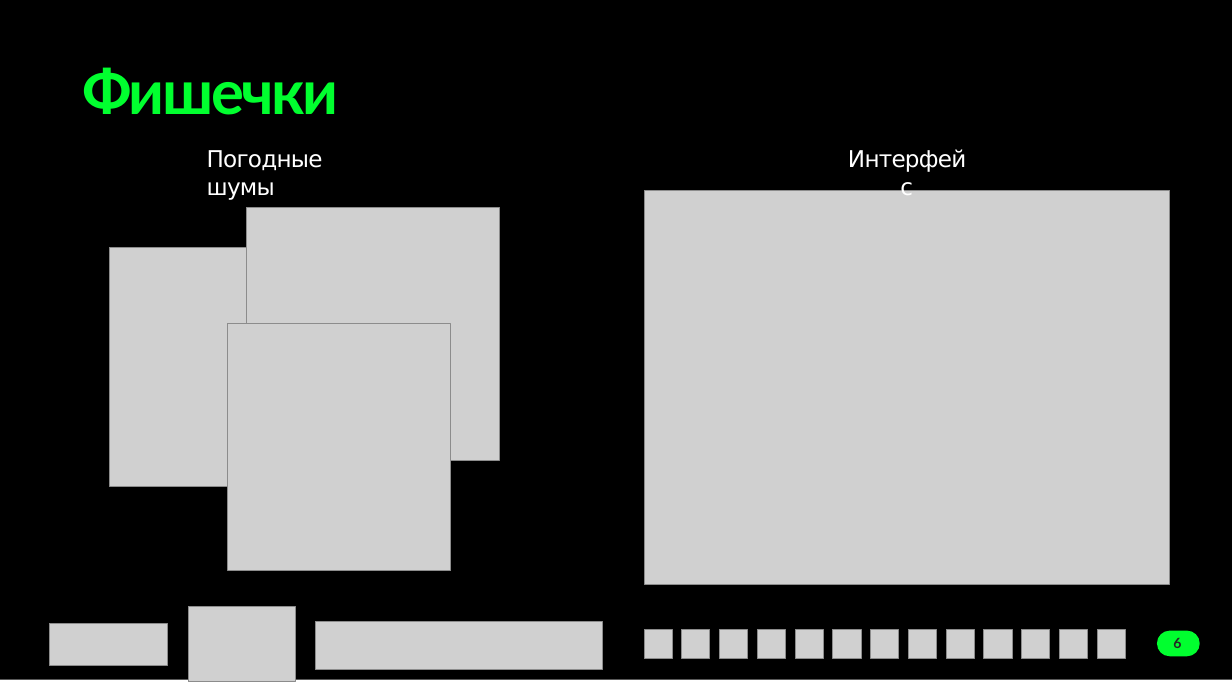
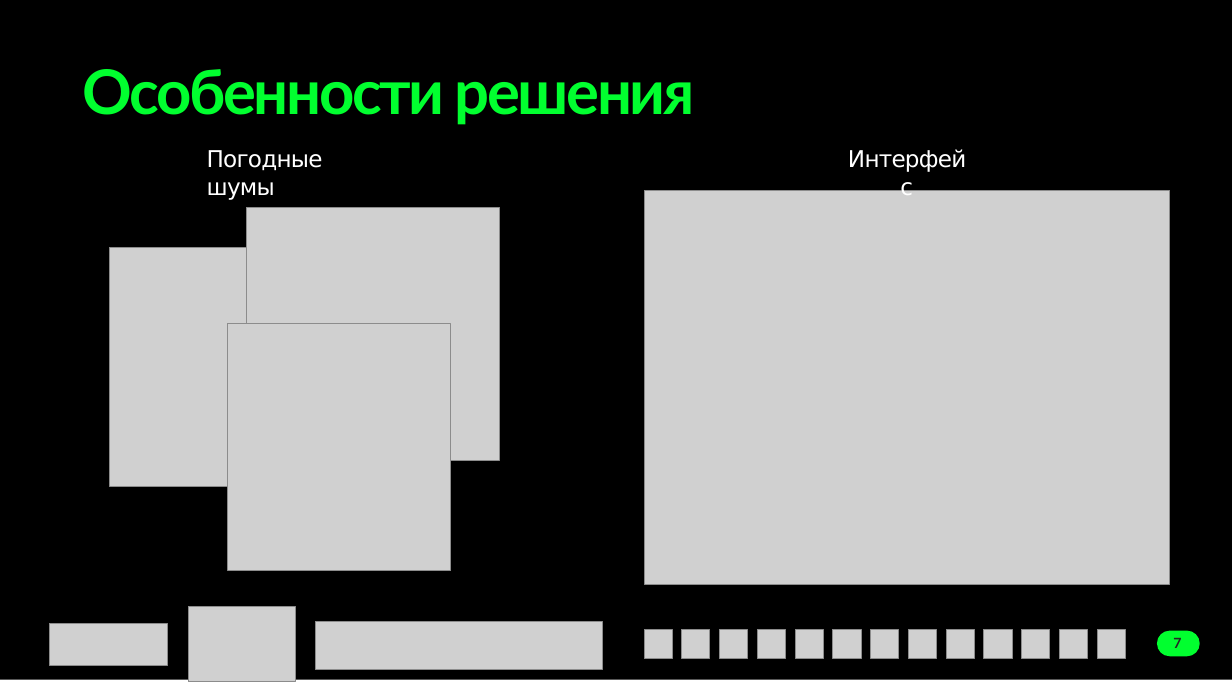
Before and after one commit to Creearc/action_recognition, a slide deck: slide 7 of data/Добрынюшка.pptx (slide 6 before the commit). Drawn at 1232x693 pixels with LibreOffice and Linux fonts; fonts in the diff are those of the drawing; grey boxes stand for pictures. Boxes give left, top, right and bottom in pixels: in the first picture for what was removed or moved away, otherwise in the second. Text is boxed around its words. In the diff, an @@ line names an element or a change of style, - is before the commit and + after.

```diff
--- a/data/Добрынюшка.pptx
+++ b/data/Добрынюшка.pptx
@@ title at box(82, 69, 695, 125): text changed @@
-Фишечки
+Особенности решения
@@ page number at box(1173, 637, 1181, 648): text changed @@
-6
+7
```
Also in this commit, not shown: 2 other slides changed, 10 other files.
